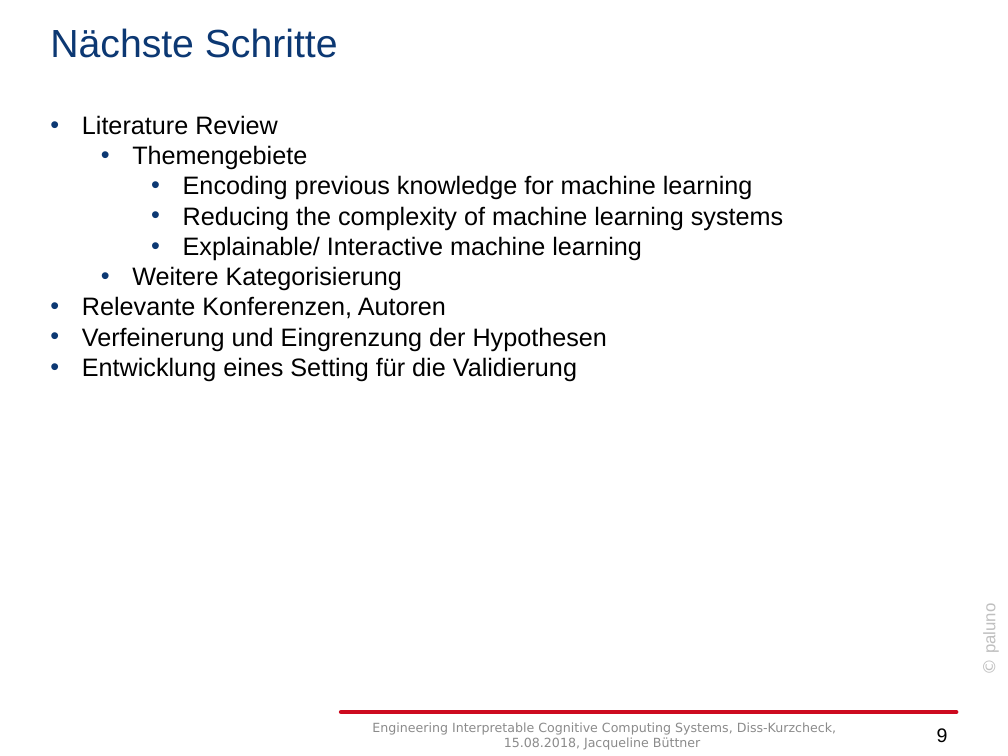
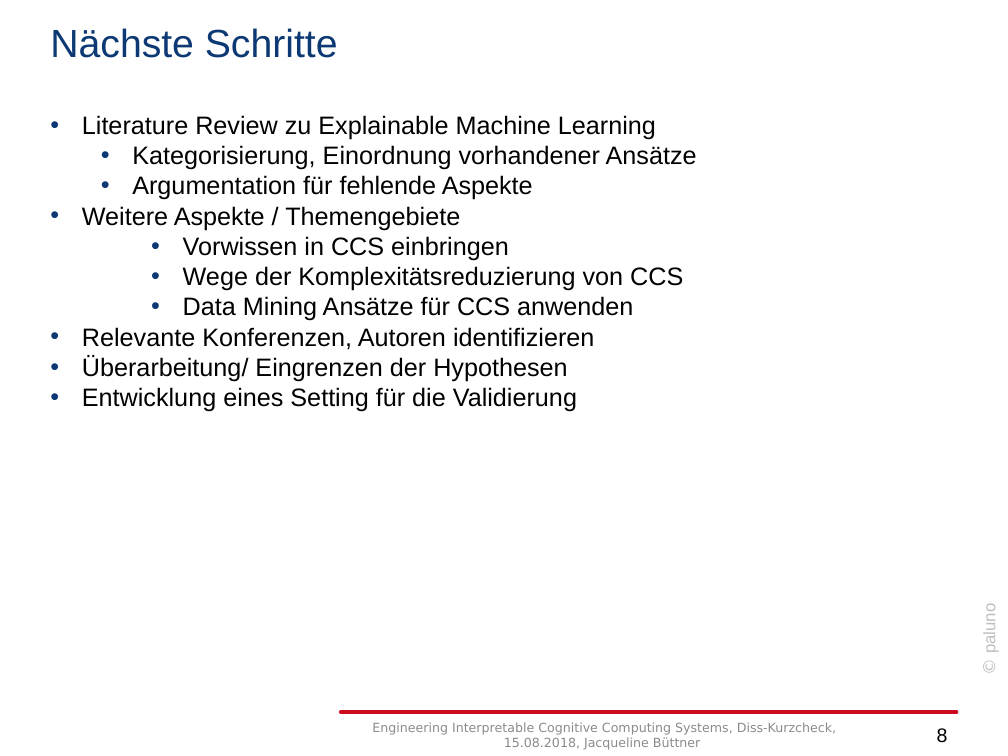
Before and after one commit to jabuettner/citavi, a slide deck: slide 8 of Diss (repo)/Explainable AI/Disskurzcheck082018.pptx (slide 9 before the commit). Drawn at 1008x756 pixels with LibreOffice and Linux fonts; fonts in the diff are those of the drawing; background and template pictures are left out. Boxes give left, top, right and bottom in pixels: in the first picture for what was removed or moved away, otherwise in the second. Text is boxed around its words. In the diff, an @@ line names an element or a change of style, - is before the commit and + after.

```diff
--- a/Diss (repo)/Explainable AI/Disskurzcheck082018.pptx
+++ b/Diss (repo)/Explainable AI/Disskurzcheck082018.pptx
@@ text at [82, 115, 697, 382]: text changed @@
-• Literature Review
-  • Themengebiete
-    • Encoding previous knowledge for machine learning
-    • Reducing the complexity of machine learning systems
-    • Explainable/ Interactive machine learning
-  • Weitere Kategorisierung
-• Relevante Konferenzen, Autoren
-• Verfeinerung und Eingrenzung der Hypothesen
+• Literature Review zu Explainable Machine Learning
+  • Kategorisierung, Einordnung vorhandener Ansätze
+  • Argumentation für fehlende Aspekte
+• Weitere Aspekte / Themengebiete
+    • Vorwissen in CCS einbringen
+    • Wege der Komplexitätsreduzierung von CCS
+    • Data Mining Ansätze für CCS anwenden
+• Relevante Konferenzen, Autoren identifizieren
+• Überarbeitung/ Eingrenzen der Hypothesen
@@ page number at [937, 728, 948, 743]: text changed @@
-9
+8
```
Also in this commit, not shown: 7 other slides changed, 3 slides added, 5 other files.
